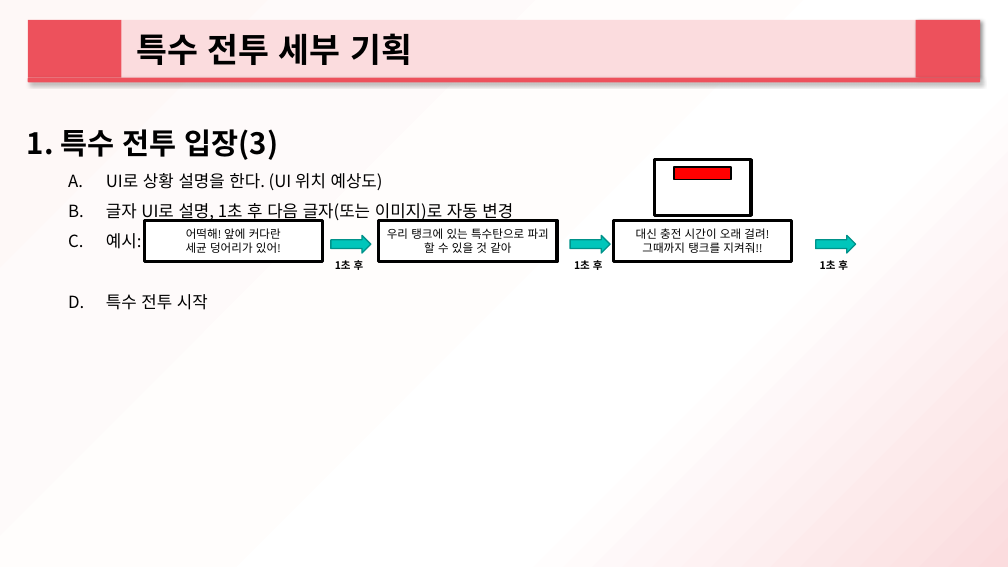
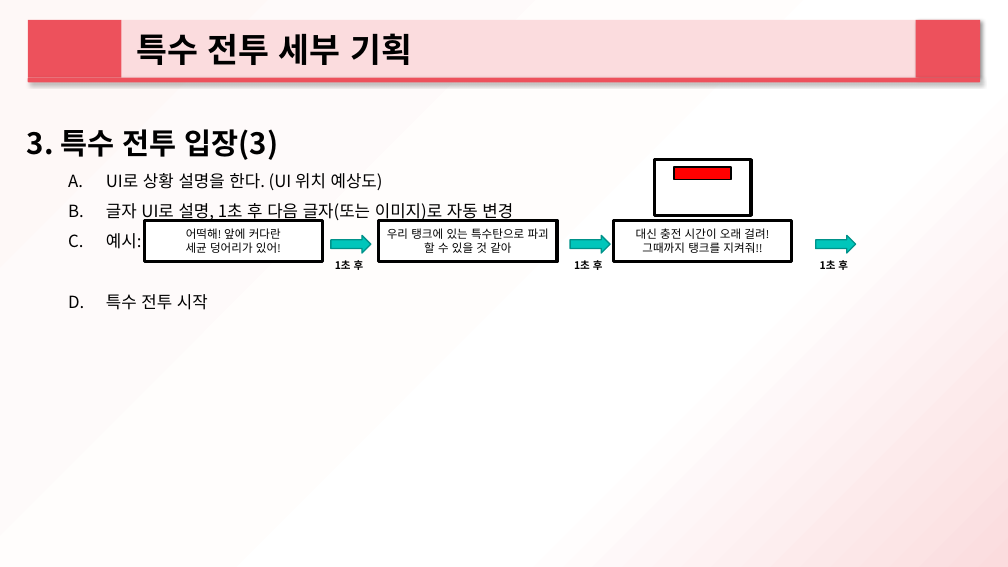
Before and after one commit to 2015184012Bang/KPU_TeamProject, a slide deck: slide 9 of ProjectPlan/팀원들 공유용/하트비트 추가 기획서_설정.pptx. Drawn at 1008x567 pixels with LibreOffice and Linux fonts; fonts in the diff are those of the drawing. Boxes give left, top, right and bottom in pixels: in the first picture for what was removed or moved away, otherwise in the second. Text is boxed around its words. In the diff, an @@ line names an element or a change of style, - is before the commit and + after.

```diff
--- a/ProjectPlan/팀원들 공유용/하트비트 추가 기획서_설정.pptx
+++ b/ProjectPlan/팀원들 공유용/하트비트 추가 기획서_설정.pptx
@@ text at [27, 129, 279, 160]: text changed @@
-1. 특수 전투 입장(3)
+3. 특수 전투 입장(3)
```
Also in this commit, not shown: 3 other slides changed, 8 slides added.
